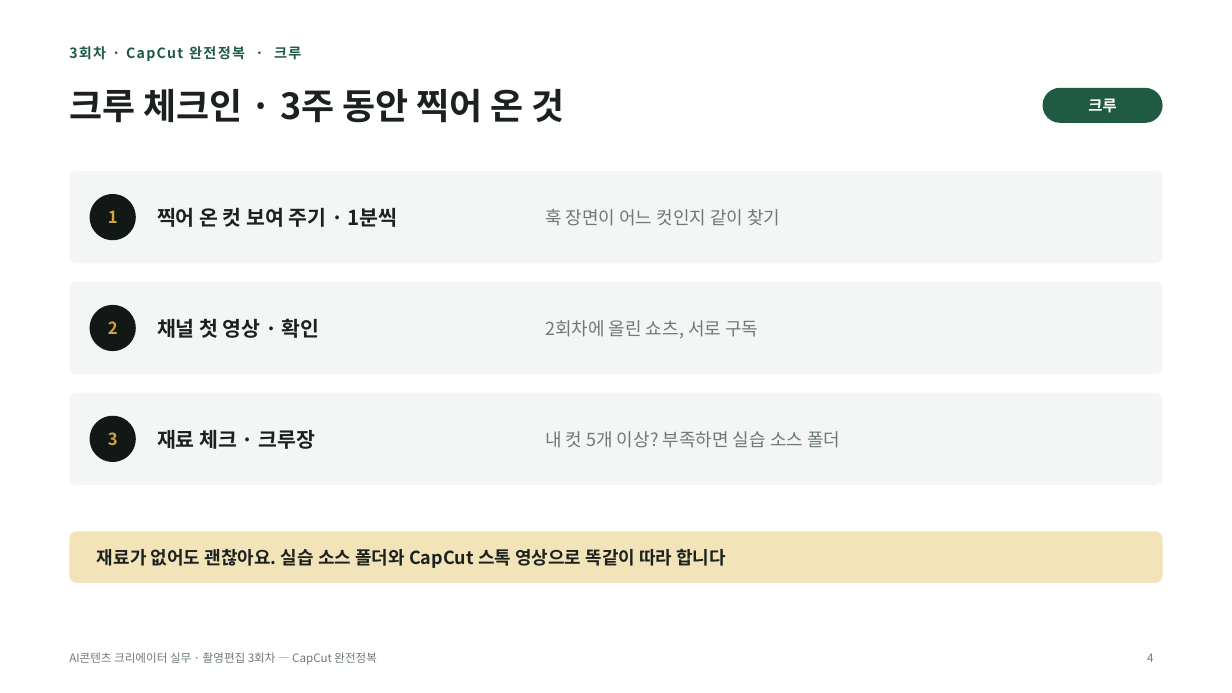
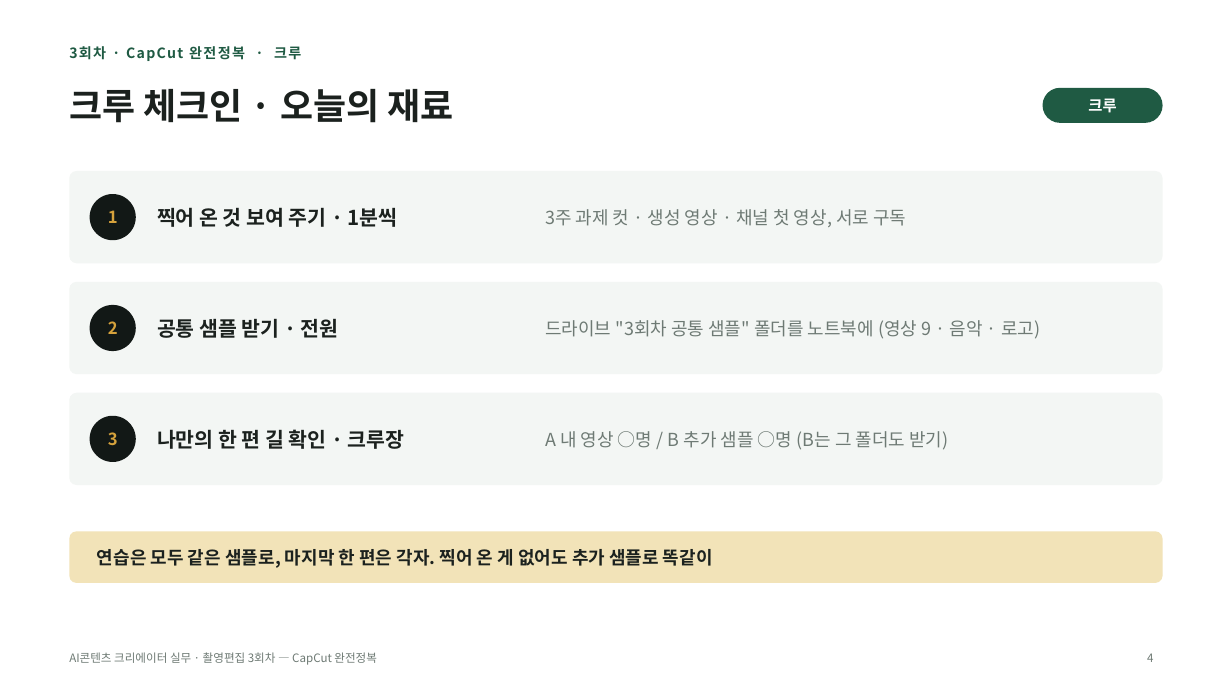
Before and after one commit to yujida/MARUBIT, a slide deck: slide 4 of lectures/03/3회차_CapCut완전정복_슬라이드.pptx. Drawn at 1232x693 pixels with LibreOffice and Linux fonts; fonts in the diff are those of the drawing. Boxes give left, top, right and bottom in pixels: in the first picture for what was removed or moved away, otherwise in the second. Text is boxed around its words. In the diff, an @@ line names an element or a change of style, - is before the commit and + after.

```diff
--- a/lectures/03/3회차_CapCut완전정복_슬라이드.pptx
+++ b/lectures/03/3회차_CapCut완전정복_슬라이드.pptx
@@ title at [69,89,453,123]: text changed @@
-크루 체크인 · 3주 동안 찍어 온 것
+크루 체크인 · 오늘의 재료
@@ text at [157,207,398,227]: text changed @@
-찍어 온 컷 보여 주기 · 1분씩
+찍어 온 것 보여 주기 · 1분씩
@@ text at [545,209,906,227]: text changed @@
-훅 장면이 어느 컷인지 같이 찾기
+3주 과제 컷 · 생성 영상 · 채널 첫 영상, 서로 구독
@@ text at [157,319,339,338]: text changed @@
-채널 첫 영상 · 확인
+공통 샘플 받기 · 전원
@@ text at [545,320,1040,339]: text changed @@
-2회차에 올린 쇼츠, 서로 구독
+드라이브 "3회차 공통 샘플" 폴더를 노트북에 (영상 9 · 음악 · 로고)
@@ text at [157,429,405,449]: text changed @@
-재료 체크 · 크루장
+나만의 한 편 길 확인 · 크루장
@@ text at [545,431,948,450]: text changed @@
-내 컷 5개 이상? 부족하면 실습 소스 폴더
+A 내 영상 ○명 / B 추가 샘플 ○명 (B는 그 폴더도 받기)
@@ text at [97,549,713,568]: text changed @@
-재료가 없어도 괜찮아요. 실습 소스 폴더와 CapCut 스톡 영상으로 똑같이 따라 합니다
+연습은 모두 같은 샘플로, 마지막 한 편은 각자. 찍어 온 게 없어도 추가 샘플로 똑같이
```
Also in this commit, not shown: 22 other slides changed, 2 slides added, 4 other files.
